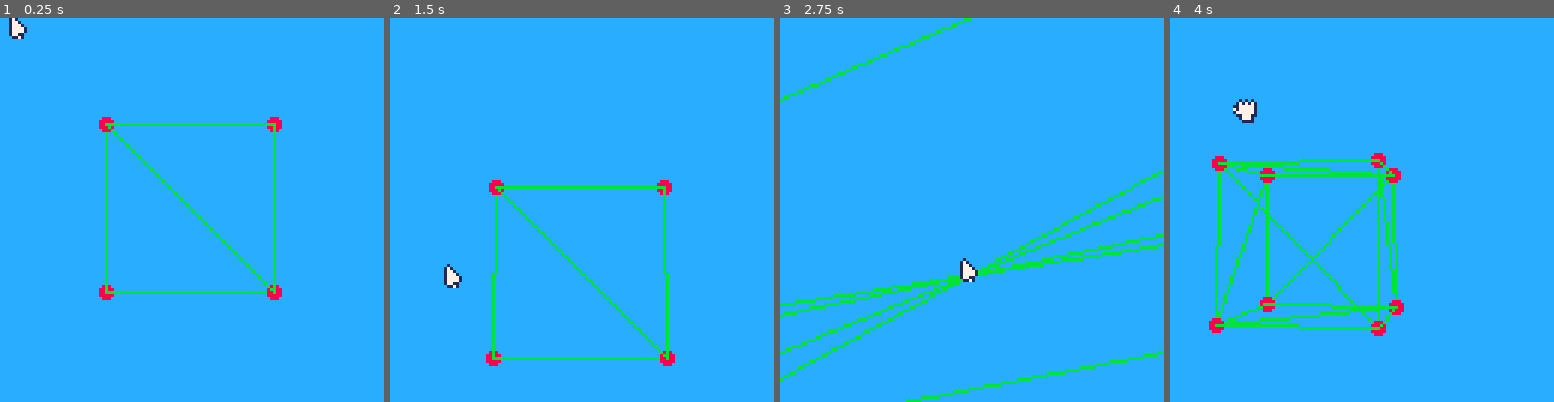
Above: before the commit, frames 1-4 (left to right).
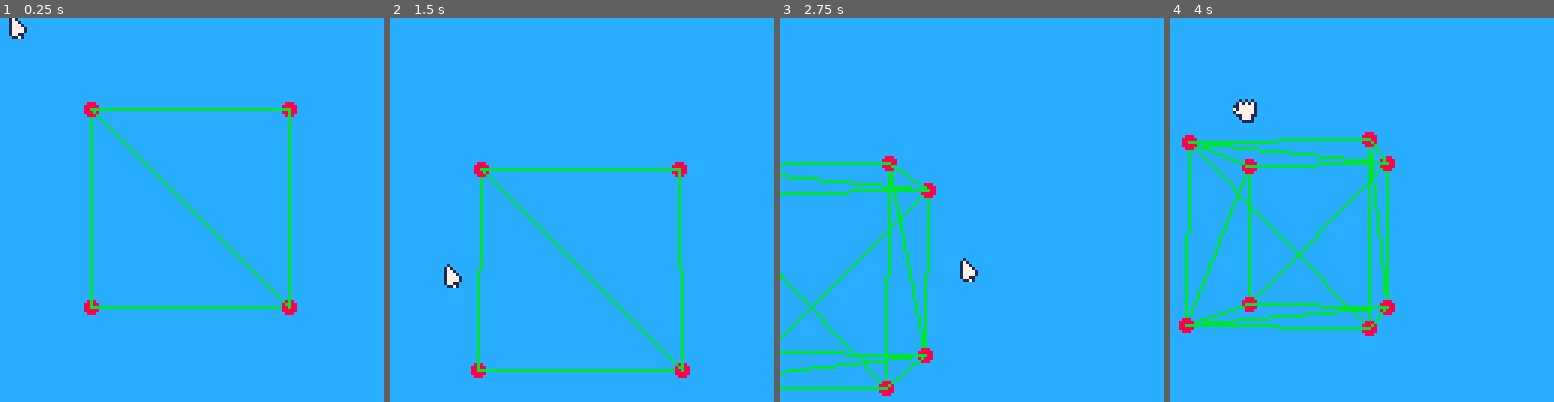
Above: after the commit, the same moments.

Repository: Woj-Rak/PICO-8-RENDERER
Game: PICO-8 cartridge renderer.p8
The game is run twice, just before and just after one commit, with the same random seed, the same clock (stepped at 60 frames per second) and the same inputs.
Inputs (mouse positions are in pixels of both pictures, inside the frame that each line leads up to):
- Up to frame 1 (0.25 s): no input
- Up to frame 2 (1.5 s): tap X (X key) at 0.33, 1.07 s; click (670, 121) at 0.67 s; tap O (Z key) at 0.7 s; click (436, 267) at 1.22 s
- Up to frame 3 (2.75 s): hold Right 1.6-2.1 s; tap O (Z key) at 1.7, 2.1, 2.5 s; click (887, 114) at 1.77 s; tap X (X key) at 1.85 s; hold Up 2.15-2.42 s; click (952, 259) at 2.32 s; hold Right from 2.47 s (still down)
- Up to frame 4 (4 s): click (1404, 106) at 2.87 s; tap O (Z key) at 2.9, 3.3, 3.7 s; tap X (X key) at 2.97 s; release Right at 3.03 s; hold Left 3.08-3.58 s; click (1465, 256) at 3.42 s; hold Down 3.63-3.97 s; click (1231, 102) at 3.97 s

The runs differ from the first frame. In frame 1, 3.8% of the frame differs, in the area x 21-78%, y 21-78%; in frame 2, 4.5%; in frame 3, 7.2%; in frame 4, 7.8%, in the area x 2-61%, y 29-83%.

Commit message:
fixed camera movement

Diff:
--- a/camera.lua
+++ b/camera.lua
@@ -6,12 +6,12 @@
         yaw = 0,
         pitch = 0,
         move_speed = 0.1,
-        scroll_speed = 0.1
+        scroll_speed = 1
     }
 end
 
 function cam_lookat_target(c)
-    local target = vec(0, 0, 1)
+    local target = vec4(0, 0, 1)
 
     local cam_yaw_rot = mat_rot_y(c.yaw)
     local cam_pitch_rot = mat_rot_x(c.pitch)
@@ -30,25 +30,8 @@
 end
 
 function camera_movement(c)
-    -- keyboard
-    -- forward
-    if btn(2) then
-        c.velocity = vec_mul(c.direction, c.move_speed)
-        c.position = vec_add(c.position, c.velocity)
-    end
-    -- back
-    if btn(3) then
-        c.velocity = vec_mul(c.direction, c.move_speed)
-        c.position = vec_sub(c.position, c.velocity)
-    end
-    -- left
-    if btn(0) then
-        c.position.x -= c.move_speed
-    end
-    -- right
-    if btn(1) then
-        c.position.x += c.move_speed
-    end
+    last_cam_position = c.position
+    last_cam_direction = c.direction
 
     -- mouse
     if mouse.button == 1 then
@@ -75,5 +58,32 @@
         c.position.y += c.scroll_speed
     end
 
-    --printh(dump(c.position))
+    if debug then return end
+    -- keyboard
+    -- forward
+    if btn(2) then
+        c.velocity = vec_mul(c.direction, c.move_speed)
+        c.position = vec_add(c.position, c.velocity)
+    end
+    -- back
+    if btn(3) then
+        c.velocity = vec_mul(c.direction, c.move_speed)
+        c.position = vec_sub(c.position, c.velocity)
+    end
+    -- left
+    if btn(0) then
+        c.position.x -= c.move_speed
+    end
+    -- right
+    if btn(1) then
+        c.position.x += c.move_speed
+    end
+
+    --printh("last position"..dump(last_cam_position))
+    --printh("cur cam position"..dump(c.position))
+    if (c.position != last_cam_position or c.direction != last_cam_direction) then
+        printh("new cam position:"..dump(c.position))
+        printh("new cam direction:"..dump(c.direction))
+        printh("\n")
+    end
 end
--- a/matrix.lua
+++ b/matrix.lua
@@ -87,7 +87,7 @@
 end
 
 function mat4_mul_vec(m, v)
-    local result = vec(
+    local result = vec4(
         m[1][1] * v.x + m[1][2] * v.y + m[1][3] * v.z + m[1][4] * v.w,
         m[2][1] * v.x + m[2][2] * v.y + m[2][3] * v.z + m[2][4] * v.w,
         m[3][1] * v.x + m[3][2] * v.y + m[3][3] * v.z + m[3][4] * v.w,
--- a/renderer.p8
+++ b/renderer.p8
@@ -14,8 +14,6 @@
 
 -- TODO:
 -- move the mesh loading to the drag and drop (file_test.p8 has the examples)
--- camera movement
-    -- mouse
 -- some sort of a lighting implementation
 -- look into filled triangle performance (it's extremely bad right now with the cube mesh)
     -- + try scan line with rectfill?
@@ -29,7 +27,7 @@
 function _init()
     mouse.init()
     cam = camera()
-    cam.position = vec(0, 0, -1)
+    --cam.position = vec(0, 0, -1)
 
     -- projection matrix
     fov = 120
@@ -67,9 +65,7 @@
     mouse.update()
 
     -- camera movement
-    if (not debug) then
-        camera_movement(cam)
-    end
+    camera_movement(cam)
 
     -- gfx process
     triangles_to_render = {}
@@ -111,7 +107,7 @@
 
             for i=1, 3 do
                 cull = false
-                local transformed_vertex = vec_copy(face_vertices[i])
+                local transformed_vertex = vec4_from_vec(vec_copy(face_vertices[i]))
 
                 -- world matrix
                 world_matrix = mat_identity()
@@ -217,10 +213,10 @@
 
 __gfx__
 00010000001010100000000000000000000000000000000000000000000000000000000000000000000000000000000000000000000000000000000000000000
-00171000017171711000000000000000000000000000000000000000000000000000000000000000000000000000000000000000000000000000000000000000
-00177100117777711000000000000000000000000000000000000000000000000000000000000000000000000000000000000000000000000000000000000000
-00177710717777711000000000000000000000000000000000000000000000000000000000000000000000000000000000000000000000000000000000000000
-00177771177777711000000000000000000000000000000000000000000000000000000000000000000000000000000000000000000000000000000000000000
+00171000017171710000000000000000000000000000000000000000000000000000000000000000000000000000000000000000000000000000000000000000
+00177100117777710000000000000000000000000000000000000000000000000000000000000000000000000000000000000000000000000000000000000000
+00177710717777710000000000000000000000000000000000000000000000000000000000000000000000000000000000000000000000000000000000000000
+00177771177777710000000000000000000000000000000000000000000000000000000000000000000000000000000000000000000000000000000000000000
 00177771011777110000000000000000000000000000000000000000000000000000000000000000000000000000000000000000000000000000000000000000
 00177110001777100000000000000000000000000000000000000000000000000000000000000000000000000000000000000000000000000000000000000000
 00011710000111100000000000000000000000000000000000000000000000000000000000000000000000000000000000000000000000000000000000000000
--- a/vectors.lua
+++ b/vectors.lua
@@ -1,6 +1,14 @@
 -- every vector will be a vec4
-function vec(x, y, z, w)
+function vec(x, y, z)
+    return {x=x or 0, y=y or 0, z=z or 0}
+end
+
+function vec4(x, y, z, w)
     return {x=x or 0, y=y or 0, z=z or 0, w=w or 1}
+end
+
+function vec4_from_vec(v)
+    return vec4(v.x, v.y, v.z, 1)
 end
 
 function vec_copy(v)
@@ -12,7 +20,7 @@
 end
 
 function vec_add(a, b)
-    return vec(a.x + b.x, a.y + b.y + a.z + b.z)
+    return vec(a.x + b.x, a.y + b.y, a.z + b.z)
 end
 
 function vec_sub(a, b)
